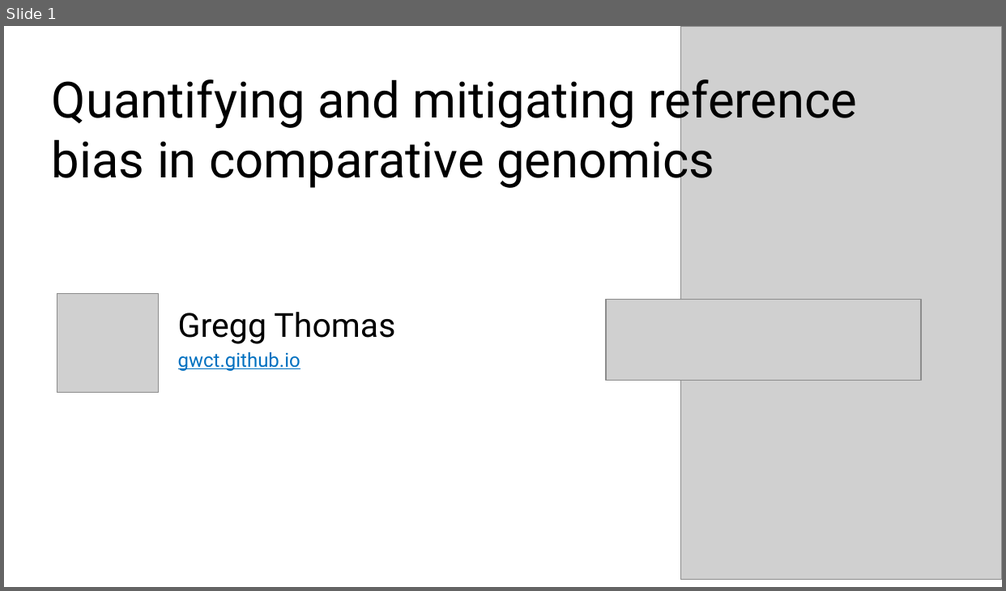
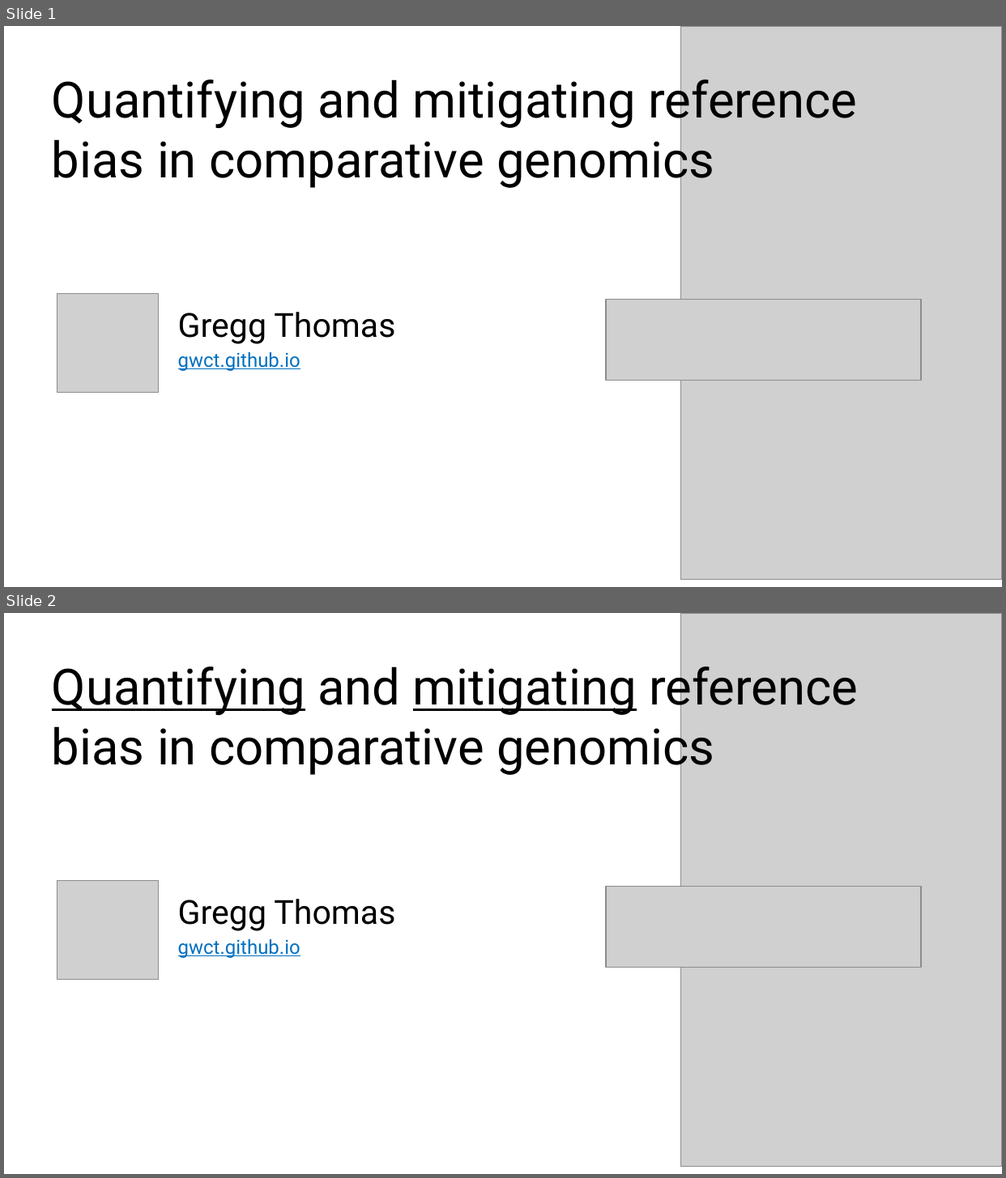
Before and after one commit to harvardinformatics/Mapping-simulations, a slide deck: evolution/Gregg-Thomas-2023-Evolution-notes.pptx. Shown one above the other, each under a label of ours: slide 1 before the commit, slides 1 and 2 after it. The pictures are 1006x591 and 1006x1178 pixels, drawn with LibreOffice and Linux fonts; fonts in the diff are those of the drawing; grey boxes stand for pictures. Boxes give left, top, right and bottom in pixels: in the first picture for what was removed or moved away, otherwise in the second. Text is boxed around its words. In the diff, an @@ line names an element or a change of style, - is before the commit and + after.

```diff
--- a/evolution/Gregg-Thomas-2023-Evolution-notes.pptx
+++ b/evolution/Gregg-Thomas-2023-Evolution-notes.pptx
@@ slide 2 added at (4, 613, 1002, 1174), background #FFFFFF @@
@@ picture added at (680, 613, 1002, 1167) @@
@@ title added at (52, 659, 858, 777), 36 pt, text #000000 @@
+Quantifying and mitigating reference bias in comparative genomics
@@ picture added at (57, 880, 159, 980) @@
@@ text added at (178, 899, 395, 958), 14 pt, text #0070C0, underline @@
+Gregg Thomas
+gwct.github.io
@@ picture added at (606, 887, 921, 967) @@
```
Also in this commit, not shown: 5 slides changed, 8 other slides added, 5 slides removed, 6 other files.
